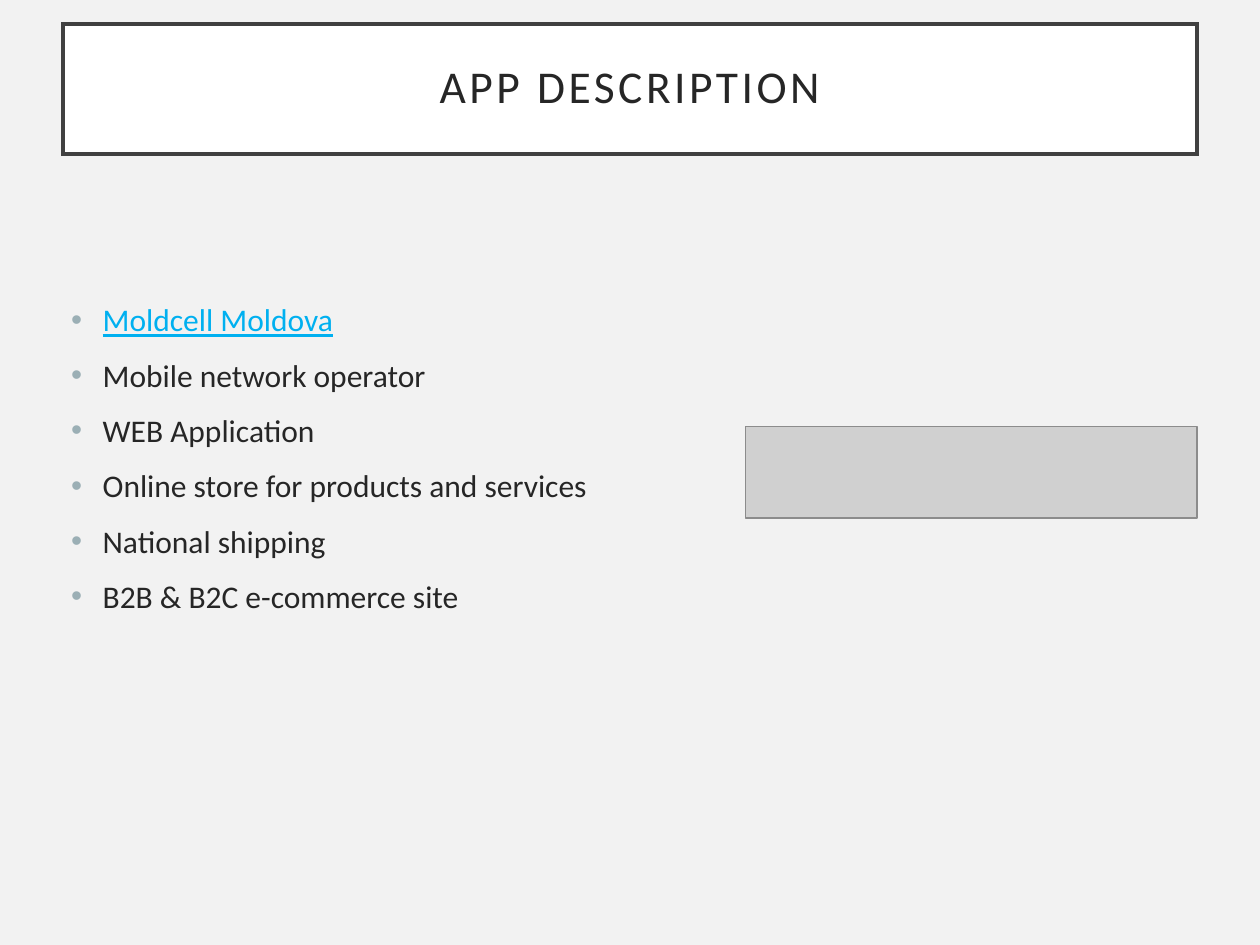
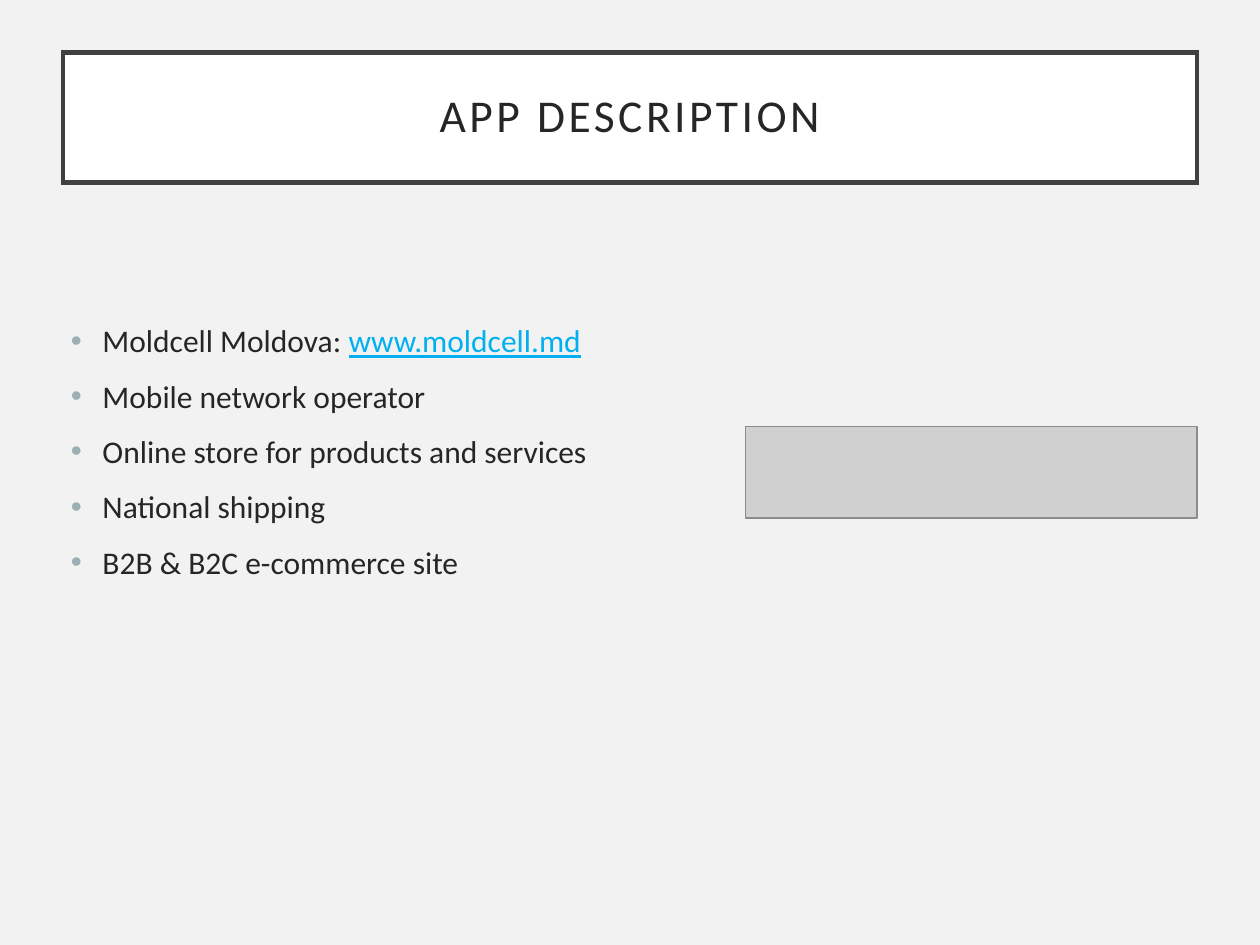
Before and after one commit to iboico/Software-Testing-Project-www.moldcell.md, a slide deck: slide 2 of Moldcell Moldova.pptx. Drawn at 1260x945 pixels with LibreOffice and Linux fonts; fonts in the diff are those of the drawing; grey boxes stand for pictures. Boxes give left, top, right and bottom in pixels: in the first picture for what was removed or moved away, otherwise in the second. Text is boxed around its words. In the diff, an @@ line names an element or a change of style, - is before the commit and + after.

```diff
--- a/Moldcell Moldova.pptx
+++ b/Moldcell Moldova.pptx
@@ title "APP DESCRIPTION": place and size @@
-title "APP DESCRIPTION" at [63, 24, 1197, 154]
+title "APP DESCRIPTION" at [63, 53, 1197, 183]
@@ text "Moldcell Moldova: www.moldcell.md": place and size @@
-text "Moldcell Moldova: www.moldcell.md" at [103, 309, 587, 609]
+text "Moldcell Moldova: www.moldcell.md" at [102, 330, 586, 575]
@@ text at [102, 330, 581, 358]: text changed; text colour #00B0F0 to #262626 @@
-• Moldcell Moldova
+• Moldcell Moldova: www.moldcell.md
@@ text at [103, 420, 314, 447]: paragraph removed @@
-• WEB Application
```
Also in this commit, not shown: 5 other slides changed.
